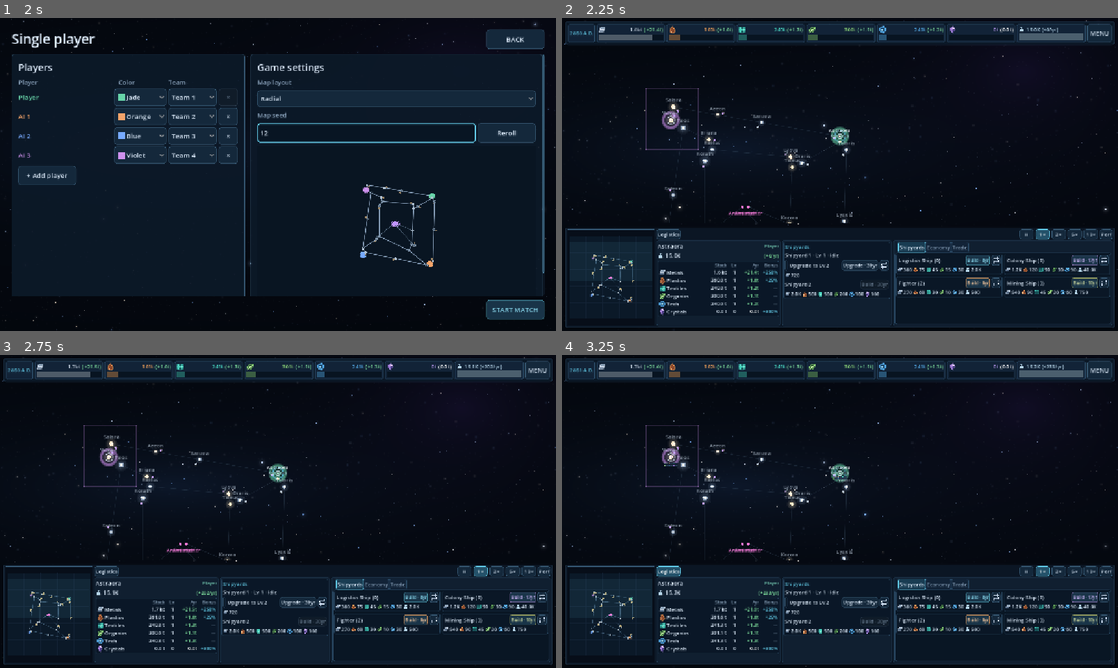
Above: before the commit, frames 1-4 (two rows, left to right).
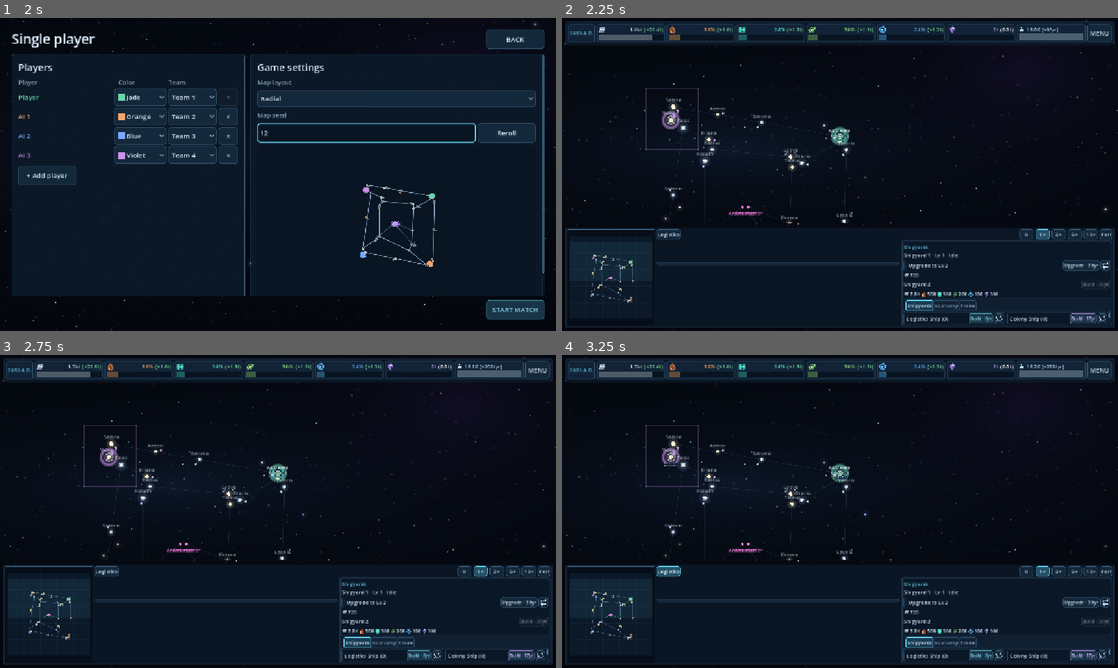
Above: after the commit, the same moments.

Repository: Allumnium/krangblade
Game: Godot game, scene res://scenes/main.tscn
Same seed, same stepped clock (60 frames per second), same inputs: the game is played once before the commit and once after it.
Inputs (mouse positions are in pixels of both pictures, inside the frame that each line leads up to):
- Up to frame 1 (2 s): click "SINGLE PLAYER" at 0.5 s; click (366, 133) at 1.27 s; type "12" at 1.35 s
- Up to frame 2 (2.25 s): click "START MATCH" at 2 s
- Up to frame 3 (2.75 s): no input
- Up to frame 4 (3.25 s): click "Logistics" at 2.75 s

Frame 1 is identical in both runs. In frame 2, 5.0% of the frame differs, in the area x 17-99%, y 70-99%; in frame 3, 5.0%; in frame 4, 5.0%.

Commit message:
v0.29.1: Restore full tree and arrange three-zone console (1/5)

Diff:
--- a/scripts/match.gd
+++ b/scripts/match.gd
@@ -45,6 +45,8 @@
 var console_panel: PanelContainer
 var minimap: Control
 var console_columns: HBoxContainer
+var console_center: VBoxContainer
+var console_center_spacer: Control
 var yard_panel: PanelContainer
 var yard_column: VBoxContainer
 var empty_selection: Label
@@ -436,7 +438,13 @@
 	empty_selection.vertical_alignment = VERTICAL_ALIGNMENT_CENTER
 	empty_selection.size_flags_horizontal = Control.SIZE_EXPAND_FILL
 	empty_selection.add_theme_color_override("font_color", HUD.MUTED)
-	console_columns.add_child(empty_selection)
+	console_center = VBoxContainer.new()
+	console_center.size_flags_horizontal = Control.SIZE_EXPAND_FILL
+	console_center.size_flags_stretch_ratio = 1.15
+	console_columns.add_child(console_center)
+	console_center_spacer = Control.new()
+	console_center.add_child(console_center_spacer)
+	console_center.add_child(empty_selection)
 	inspector_panel = PanelContainer.new()
 	console_columns.add_child(inspector_panel)
 	inspector_panel.size_flags_horizontal = Control.SIZE_EXPAND_FILL
@@ -445,8 +453,7 @@
 	body.add_theme_constant_override("separation", 3)
 	inspector_panel.add_child(body)
 	overview_panel = PanelContainer.new()
-	console_columns.add_child(overview_panel)
-	console_columns.move_child(overview_panel, 0)
+	console_center.add_child(overview_panel)
 	overview_panel.custom_minimum_size.x = OVERVIEW_WIDTH
 	overview_panel.add_theme_stylebox_override("panel", HUD.surface(Color("#101f30"), Color("#284661"), 3, 3))
 	var overview_scroll := ScrollContainer.new()
@@ -479,9 +486,9 @@
 	fleet_overview.add_theme_constant_override("separation", 3)
 	fleet_scroll.add_child(fleet_overview)
 	fleet_title = _label("", 16)
-	fleet_overview.add_child(fleet_title)
+	ship_overview.add_child(fleet_title)
 	fleet_detail = _label("", 14)
-	fleet_overview.add_child(fleet_detail)
+	ship_overview.add_child(fleet_detail)
 	hold_button = Button.new()
 	hold_button.text = "Hold position [H]"
 	hold_button.pressed.connect(_hold_selected)
@@ -489,7 +496,7 @@
 	fleet_overview.add_child(orders)
 	orders.add_child(hold_button)
 	unload_button = _button("Unload cargo [U]", _unload_selected, orders)
-	fleet_cargo = HUD.section(fleet_overview, "Cargo", true)
+	fleet_cargo = HUD.section(ship_overview, "Fleet cargo", true)
 	_build_cargo_rows(fleet_cargo, fleet_cargo_labels)
 	mining_controls = HUD.section(fleet_overview, "Mine", true)
 	mining_enabled = CheckBox.new()
@@ -544,7 +551,7 @@
 	HUD.action(send_colony_button, Color("#c7a4ff"), true)
 	yard_panel = PanelContainer.new()
 	console_columns.add_child(yard_panel)
-	console_columns.move_child(yard_panel, 1)
+	yard_panel.hide()
 	yard_panel.custom_minimum_size.x = YARD_WIDTH
 	yard_panel.add_theme_stylebox_override("panel", HUD.surface(Color("#101f30"), Color("#284661"), 3, 3))
 	var yard_scroll := ScrollContainer.new()
@@ -562,6 +569,9 @@
 	inspector_tabs.visibility_changed.connect(func() -> void:
 		if not inspector_tabs.is_visible_in_tree():
 			_collapse_details())
+	# The right column owns all contextual commands, including shipyard activity.
+	yard_column.reparent(body, false)
+	body.move_child(yard_column, 0)
 	var shipyard_page: GridContainer = _inspector_page("Shipyards")
 	var economy_page: GridContainer = _inspector_page("Economy")
 	_build_economy_cards(economy_page)
@@ -645,12 +655,11 @@
 	diagnostic_label.offset_bottom = -20.0 - height
 	diagnostic_label.offset_top = -44.0 - height
 	minimap.custom_minimum_size.x = minf(220.0, minf(height * 0.87, size.x * 0.19))
+	# SC2-style raised wings: minimap and commands use the full deck height;
+	# selection details begin 20% lower, leaving more map visible centrally.
+	console_center_spacer.custom_minimum_size.y = height * 0.20
 	overview_panel.custom_minimum_size.x = minf(OVERVIEW_WIDTH, maxf(190.0, size.x * 0.31))
-	var wide: bool = size.x >= CONSOLE_WIDE_WIDTH
-	var yard_parent: Control = yard_column if wide else planet_overview
-	if yard_activity.get_parent().get_parent() != yard_parent:
-		yard_activity.get_parent().reparent(yard_parent, false)
-	yard_panel.visible = wide and planet_overview.visible and overview_panel.visible
+	yard_panel.hide()
 	_layout_command_grids()
 
 func _layout_command_grids() -> void:
@@ -2333,12 +2342,12 @@
 	var yard_selected: bool = not other_selected and not body_selected and not p.is_empty() and selected_yard >= 0 and selected_yard < p.get("yards", []).size() and selected_yard_count == p.get("yards", []).size()
 	if not yard_selected:
 		selected_yard = -1
-	inspector_panel.visible = (not p.is_empty() or other_selected) and not body_selected and not yard_selected
+	inspector_panel.visible = not p.is_empty() or other_selected
 	overview_panel.visible = (not p.is_empty() or other_selected)
 	empty_selection.visible = not overview_panel.visible
-	overview_panel.size_flags_horizontal = Control.SIZE_FILL if inspector_panel.visible else Control.SIZE_EXPAND_FILL
+	overview_panel.size_flags_horizontal = Control.SIZE_EXPAND_FILL
 	planet_overview.visible = not other_selected and not body_selected and not yard_selected
-	yard_panel.visible = size.x >= CONSOLE_WIDE_WIDTH and overview_panel.visible and planet_overview.visible
+	yard_column.visible = planet_overview.visible and overview_panel.visible
 	body_overview.visible = body_selected
 	yard_overview.visible = yard_selected
 	var own_system: bool = not p.is_empty() and int(p.get("owner", -1)) == _me()
@@ -2353,6 +2362,9 @@
 	ship_overview.visible = other_selected
 	fleet_scroll.visible = other_selected
 	fleet_overview.visible = other_selected
+	fleet_title.visible = other_selected
+	fleet_detail.visible = other_selected
+	fleet_cargo.visible = other_selected
 	if yard_selected:
 		_refresh_yard_overview(p, own_system and phase == "match")
 		return
